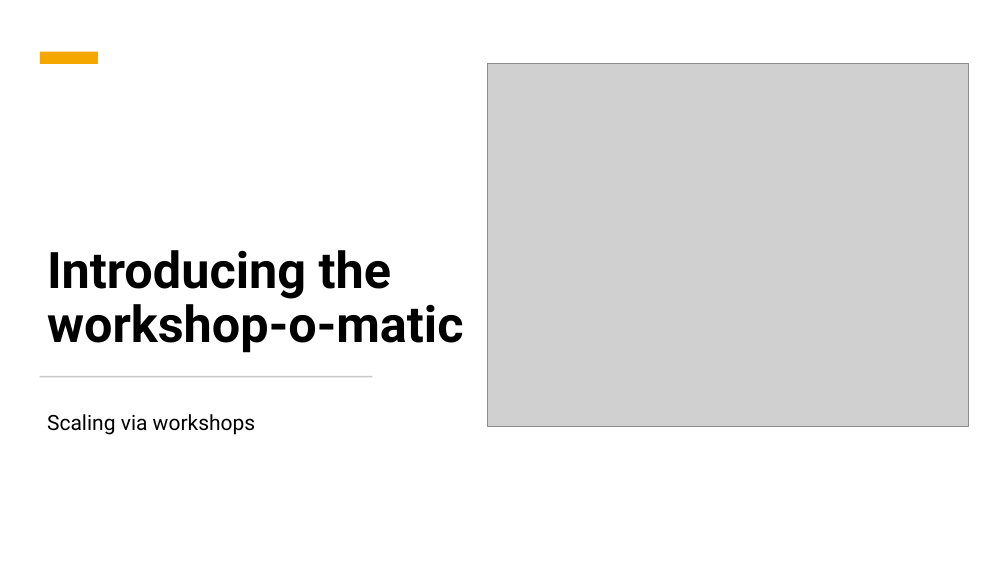
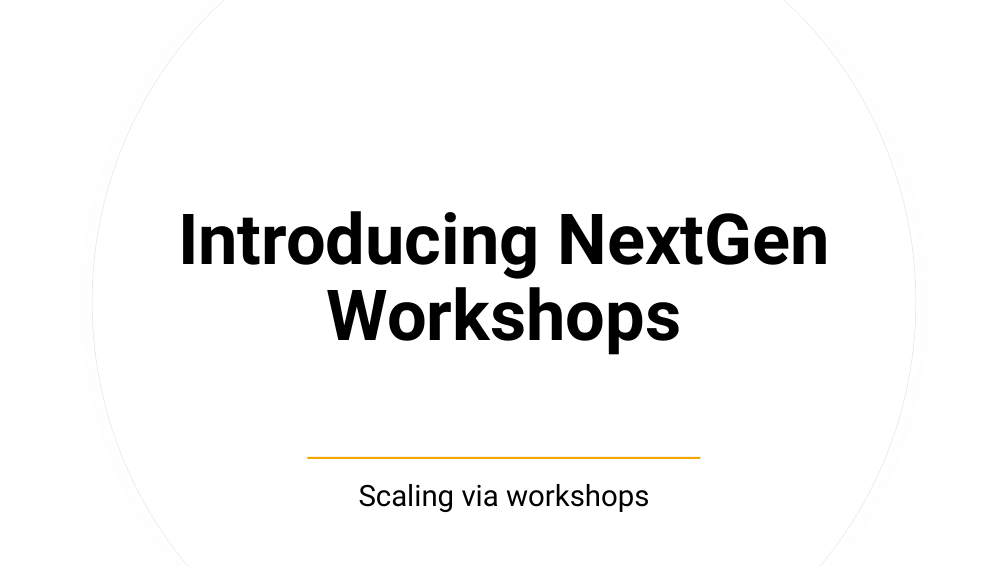
Before and after one commit to microsoft/workshop-template, a slide deck: slide 1 of presentation.pptx. Drawn at 1008x567 pixels with LibreOffice and Linux fonts; fonts in the diff are those of the drawing; grey boxes stand for pictures. Boxes give left, top, right and bottom in pixels: in the first picture for what was removed or moved away, otherwise in the second. Text is boxed around its words. In the diff, an @@ line names an element or a change of style, - is before the commit and + after.

```diff
--- a/presentation.pptx
+++ b/presentation.pptx
@@ freeform shape added at (x1=92, y1=0, x2=917, y2=567), fill #FFFFFF, outline #E9E9E9 0.75 pt @@
@@ freeform shape added at (x1=93, y1=0, x2=916, y2=567), fill #FFFFFF @@
@@ rectangle removed at (x1=40, y1=52, x2=98, y2=64) @@
@@ picture removed at (x1=488, y1=64, x2=968, y2=426) @@
@@ title added at (x1=178, y1=211, x2=830, y2=355), 67 pt, text #000000, bold @@
+Introducing NextGen Workshops
@@ title removed at (x1=47, y1=250, x2=463, y2=353) @@
-Introducing the workshop-o-matic
@@ rectangle removed at (x1=40, y1=376, x2=373, y2=377) @@
@@ subtitle "Scaling via workshops" moved from (x1=47, y1=414, x2=256, y2=435) to (x1=359, y1=484, x2=649, y2=512) @@
@@ subtitle "Scaling via workshops" at (x1=359, y1=484, x2=649, y2=512): size 20 to 28 pt; alignment left to centre; vertical alignment top to middle @@
@@ rectangle added at (x1=308, y1=457, x2=701, y2=459), fill #F5A700 @@
```
Also in this commit, not shown: 3 other slides changed.
